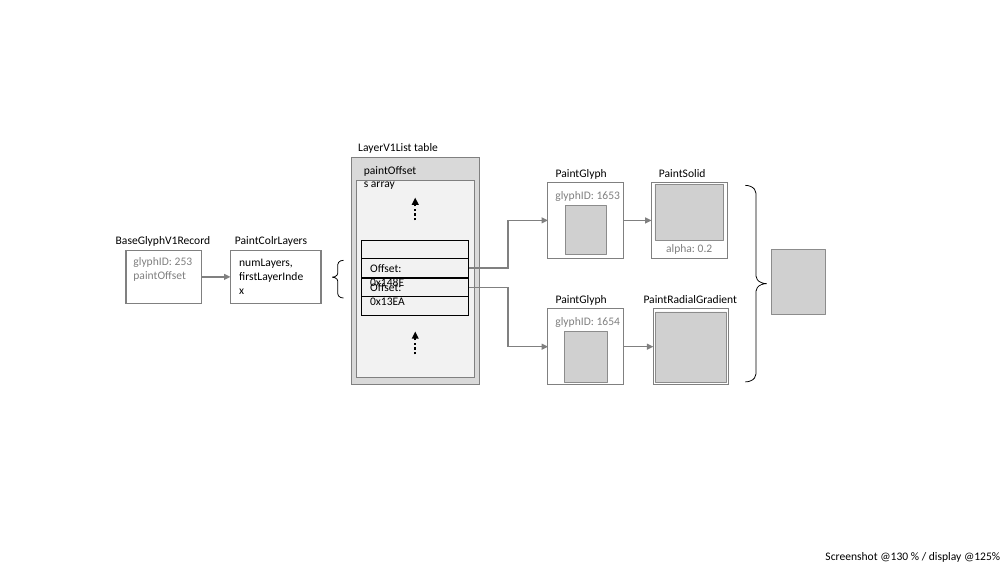
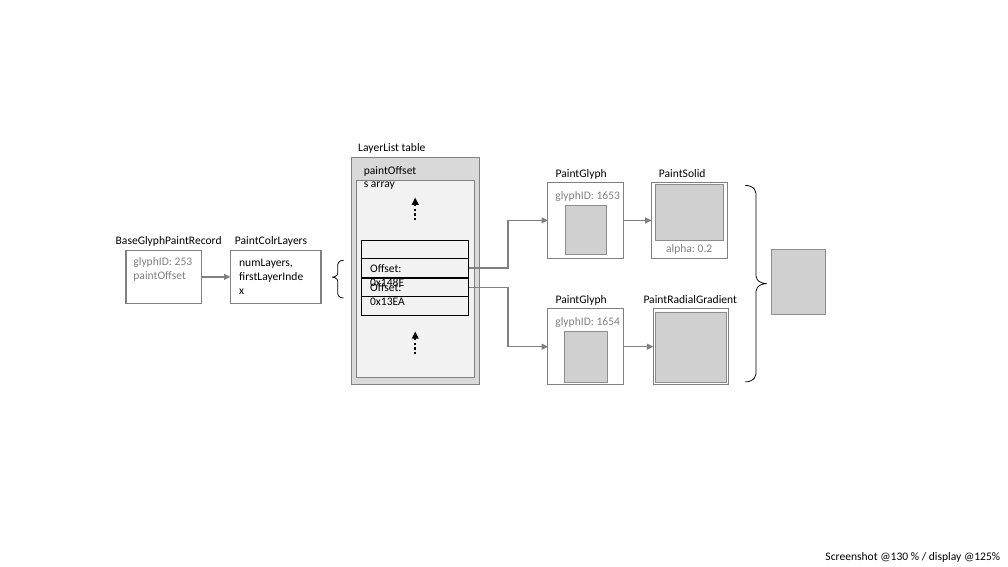
Before and after one commit to googlefonts/colr-gradients-spec, a slide deck: slide 18 of images/colr.pptx. Drawn at 1008x567 pixels with LibreOffice and Linux fonts; fonts in the diff are those of the drawing; grey boxes stand for pictures. Boxes give left, top, right and bottom in pixels: in the first picture for what was removed or moved away, otherwise in the second. Text is boxed around its words. In the diff, an @@ line names an element or a change of style, - is before the commit and + after.

```diff
--- a/images/colr.pptx
+++ b/images/colr.pptx
@@ text at (x1=358, y1=143, x2=426, y2=153): text changed @@
-LayerV1List table
+LayerList table
@@ text at (x1=116, y1=236, x2=222, y2=246): text changed @@
-BaseGlyphV1Record
+BaseGlyphPaintRecord
```
Also in this commit, not shown: 9 other slides changed, 8 other files.
